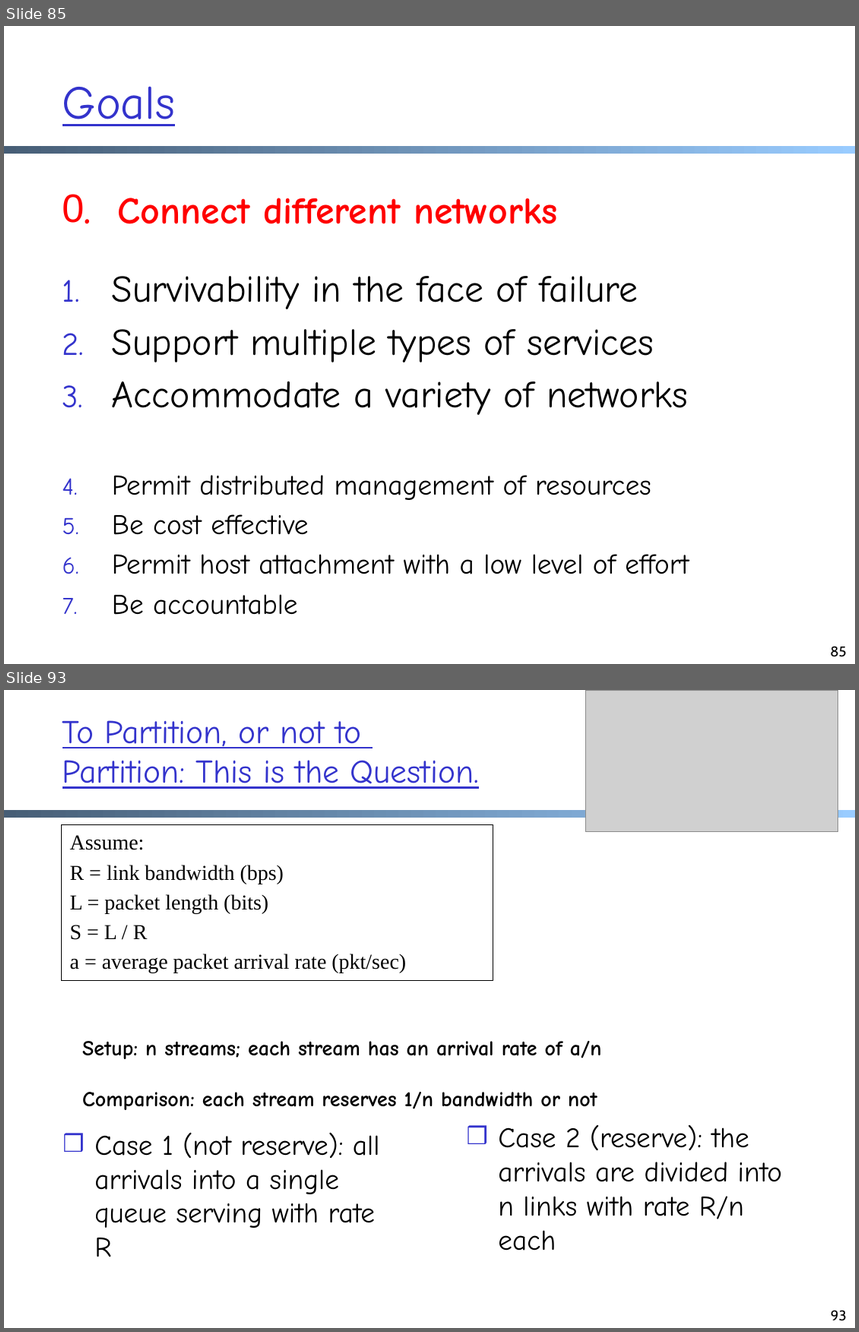
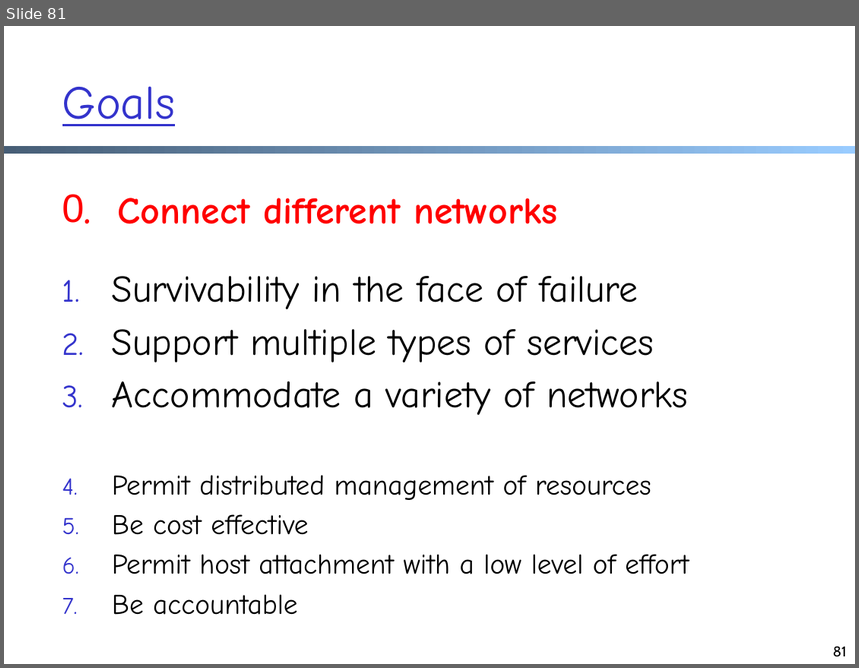
Before and after one commit to xiangq27/xiangq27.github.io, a slide deck: courses/cnns-xmuf21/files/lectures/architecture.pptx. Shown one above the other, each under a label of ours: slides 85 and 93 before the commit, slide 81 after it; the slides between them are not shown. The pictures are 859x1332 and 859x668 pixels, drawn with LibreOffice and Linux fonts; fonts in the diff are those of the drawing; grey boxes stand for pictures. Boxes give left, top, right and bottom in pixels: in the first picture for what was removed or moved away, otherwise in the second. Text is boxed around its words. In the diff, an @@ line names an element or a change of style, - is before the commit and + after.

```diff
--- a/courses/cnns-xmuf21/files/lectures/architecture.pptx
+++ b/courses/cnns-xmuf21/files/lectures/architecture.pptx
@@ slide 93 removed at (4, 690, 855, 1328), background #FFFFFF; not listed: 2 template elements that a slide beside it also shows @@
@@ picture removed at (585, 690, 838, 832) @@
@@ title removed at (63, 720, 479, 789) @@
-To Partition, or not to
-Partition: This is the Question.
@@ rectangle removed at (61, 825, 493, 980) @@
-Assume:
-R = link bandwidth (bps)
-L = packet length (bits)
-S = L / R
-a = average packet arrival rate (pkt/sec)
@@ text removed at (82, 1041, 602, 1110) @@
-Setup: n streams; each stream has an arrival rate of a/n
-Comparison: each stream reserves 1/n bandwidth or not
@@ text removed at (94, 1132, 380, 1257) @@
-❒ Case 1 (not reserve): all arrivals into a single queue serving with rate R
@@ text removed at (498, 1125, 782, 1251) @@
-❒ Case 2 (reserve): the arrivals are divided into n links with rate R/n each
@@ page number removed at (831, 1310, 847, 1322) @@
-93
@@ what was slide 85 is now slide 81 @@
@@ page number at (833, 646, 847, 658): text changed @@
-85
+81
```
Also in this commit, not shown: 17 slides changed, 5 other slides removed, 1 other file.
